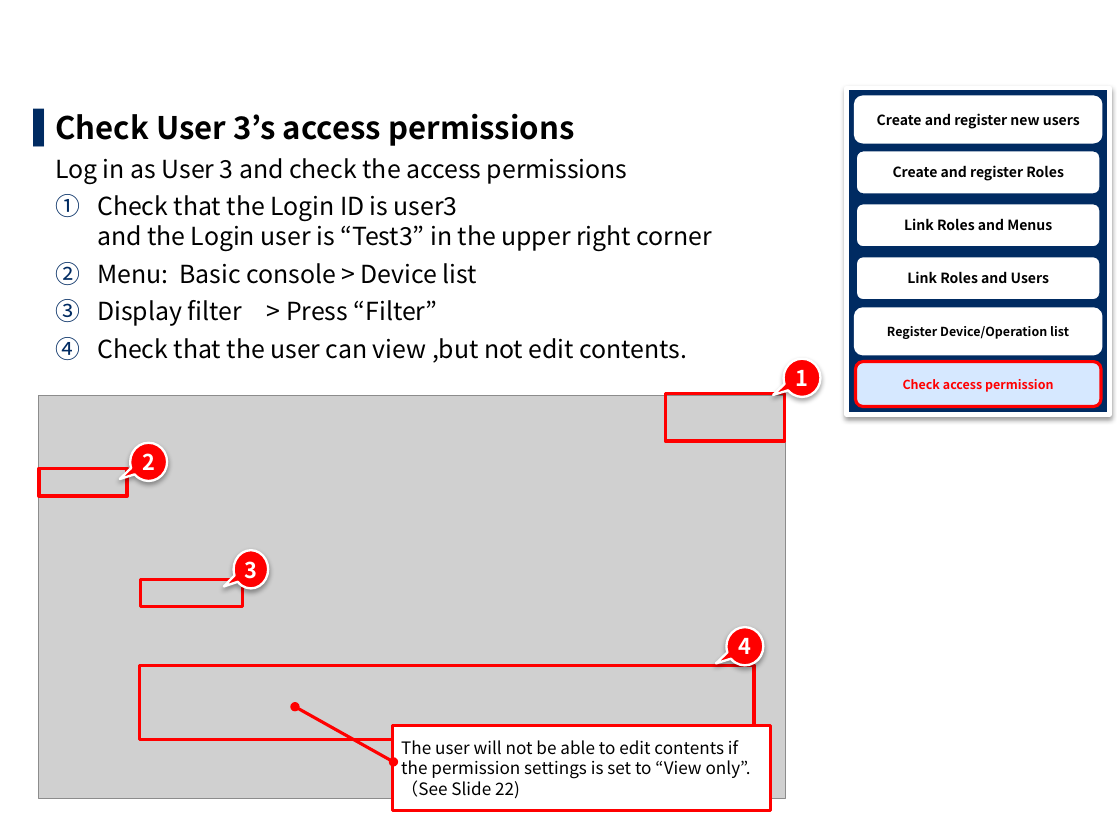
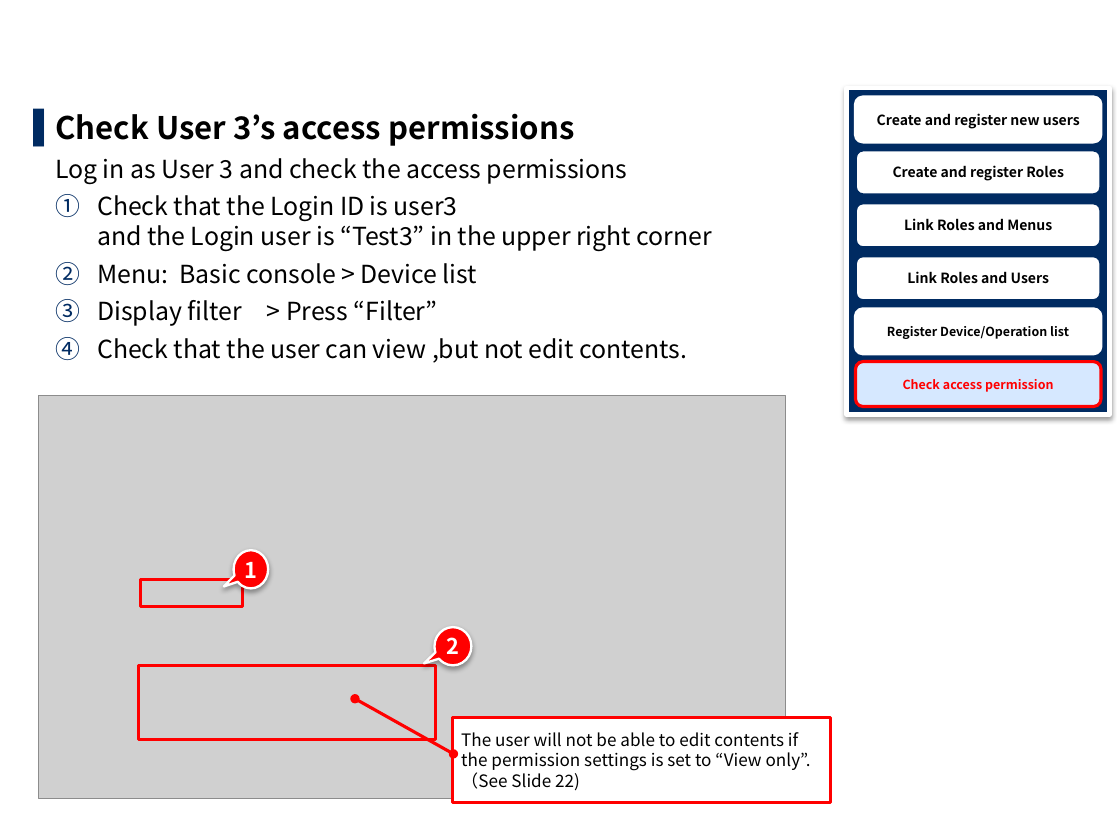
Before and after one commit to exastro-suite/it-automation-docs, a slide deck: slide 24 of asset/Learn/ITA-base_practice_EN.pptx (slide 21 before the commit). Drawn at 1120x840 pixels with LibreOffice and Linux fonts; fonts in the diff are those of the drawing; grey boxes stand for pictures; background and template pictures are left out. Boxes give left, top, right and bottom in pixels: in the first picture for what was removed or moved away, otherwise in the second. Text is boxed around its words. In the diff, an @@ line names an element or a change of style, - is before the commit and + after.

```diff
--- a/asset/Learn/ITA-base_practice_EN.pptx
+++ b/asset/Learn/ITA-base_practice_EN.pptx
@@ speech bubble removed at (784, 358, 821, 396) @@
-1
@@ rectangle removed at (665, 393, 785, 441) @@
@@ rectangle removed at (39, 468, 128, 496) @@
@@ text in speech bubble at (244, 562, 257, 578): text changed @@
-3
+1
@@ speech bubble "2": place and size @@
-speech bubble "2" at (130, 442, 167, 480)
+speech bubble "2" at (435, 627, 472, 665)
@@ speech bubble removed at (727, 627, 764, 665) @@
-4
@@ rectangle: place and size @@
-rectangle at (140, 665, 755, 739)
+rectangle at (139, 665, 436, 739)
@@ border callout "The user will not be ...": place and size @@
-border callout "The user will not be ..." at (392, 726, 771, 811)
+border callout "The user will not be ..." at (452, 718, 831, 803)
```
Also in this commit, not shown: 21 other slides changed, 6 slides added, 4 other files.
